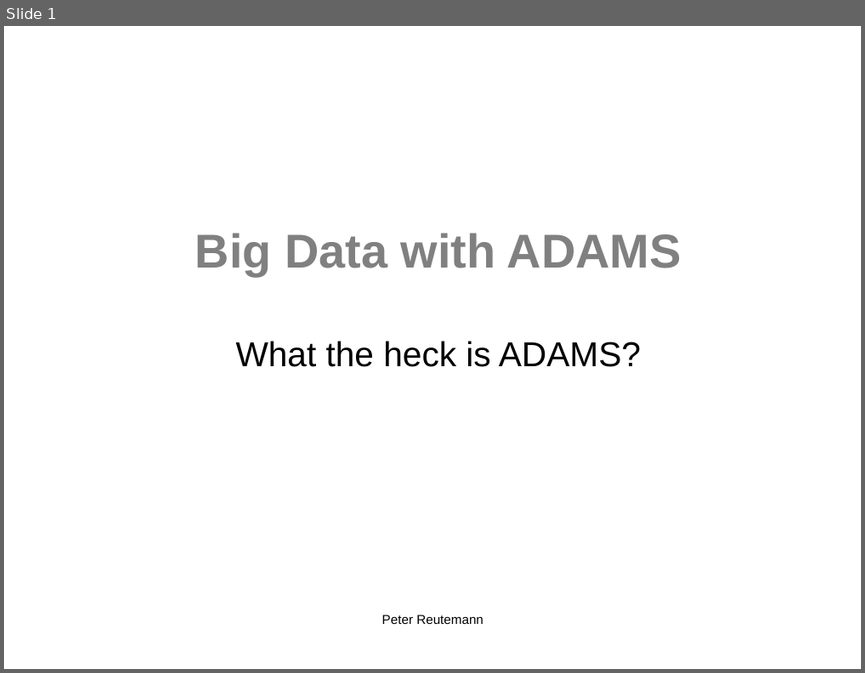
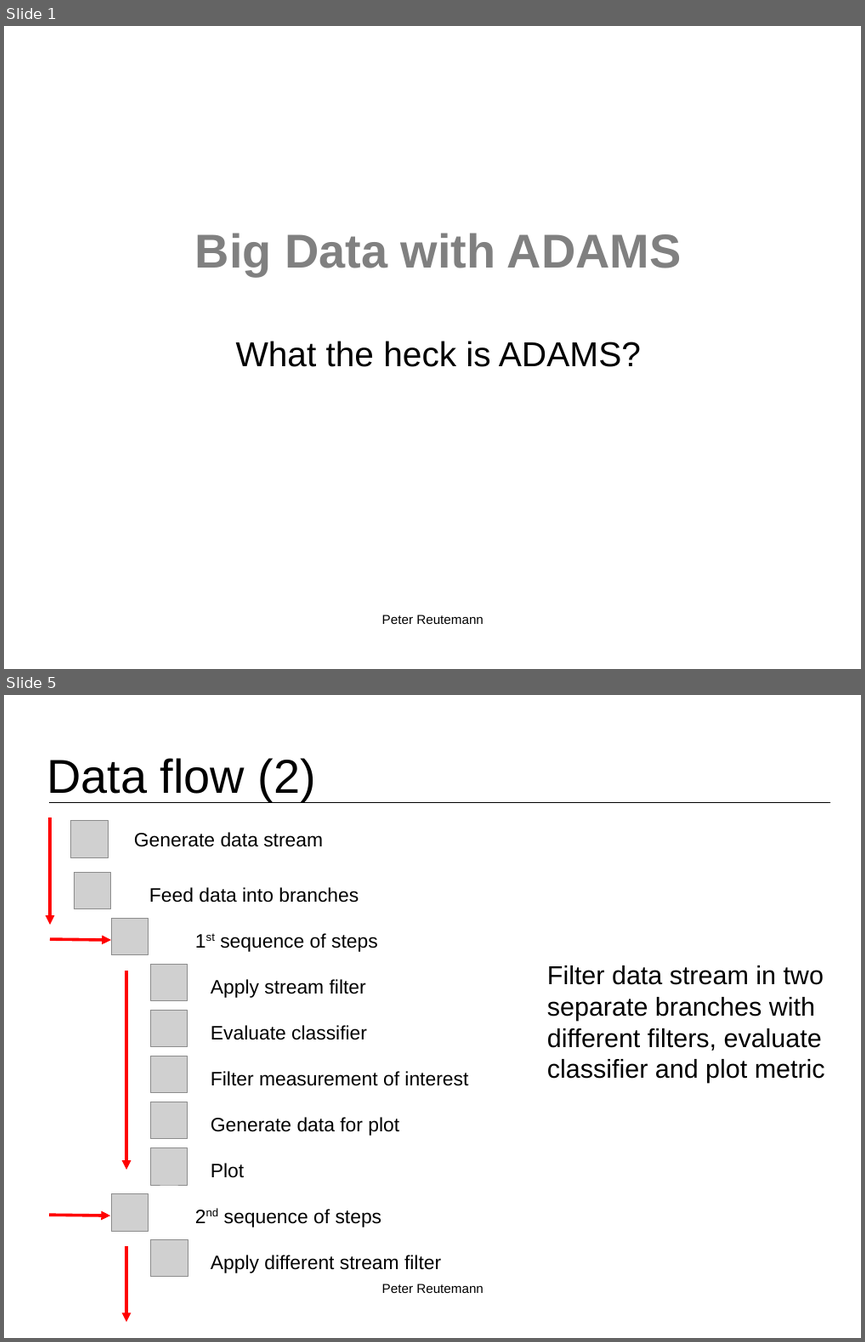
Before and after one commit to fracpete/bigmine-2015, a slide deck: talk/bigmine2015_reutemann.odp. Shown one above the other, each under a label of ours: slide 1 before the commit, slides 1 and 5 after it; the slides between them are not shown. The pictures are 865x673 and 865x1342 pixels, drawn with LibreOffice and Linux fonts; fonts in the diff are those of the drawing; grey boxes stand for pictures; background and template pictures are left out. Boxes give left, top, right and bottom in pixels: in the first picture for what was removed or moved away, otherwise in the second. Text is boxed around its words. In the diff, an @@ line names an element or a change of style, - is before the commit and + after.

```diff
--- a/talk/bigmine2015_reutemann.odp
+++ b/talk/bigmine2015_reutemann.odp
@@ slide 5 added at [4, 695, 861, 1338], background #FFFFFF @@
@@ title added at [46, 758, 316, 801], 44 pt, text #000000 @@
+Data flow (2)
@@ line added from (50, 802) to (830, 802), #000000 0 pt @@
@@ arrow added from (50, 817) to (50, 925), #FF0000 2.83 pt @@
@@ picture added at [71, 820, 109, 857] @@
@@ text added at [134, 832, 323, 847], 18 pt, text #000000 @@
+Generate data stream
@@ picture added at [74, 873, 111, 909] @@
@@ text added at [149, 887, 358, 902], 18 pt, text #000000 @@
+Feed data into branches
@@ picture added at [111, 919, 148, 955] @@
@@ arrow added from (50, 939) to (111, 940), #FF0000 2.83 pt @@
@@ text added at [220, 933, 378, 952], 18 pt, text #000000 @@
+1st sequence of steps
@@ arrow added from (126, 970) to (126, 1169), #FF0000 2.83 pt @@
@@ picture added at [151, 964, 188, 1001] @@
@@ text added at [547, 965, 825, 1083], 24 pt, text #000000 @@
+Filter data stream in two separate branches with different filters, evaluate classifier and plot metric
@@ text added at [211, 979, 366, 998], 18 pt, text #000000 @@
+Apply stream filter
@@ picture added at [151, 1009, 188, 1047] @@
@@ text added at [211, 1025, 367, 1040], 18 pt, text #000000 @@
+Evaluate classifier
@@ picture added at [151, 1055, 188, 1093] @@
@@ text added at [211, 1071, 468, 1086], 18 pt, text #000000 @@
+Filter measurement of interest
@@ picture added at [151, 1101, 188, 1139] @@
@@ text added at [211, 1117, 399, 1135], 18 pt, text #000000 @@
+Generate data for plot
@@ picture added at [151, 1147, 188, 1185] @@
@@ text added at [211, 1163, 244, 1178], 18 pt, text #000000 @@
+Plot
@@ picture added at [111, 1194, 148, 1231] @@
@@ arrow added from (49, 1214) to (110, 1215), #FF0000 2.83 pt @@
@@ text added at [224, 1208, 382, 1227], 18 pt, text #000000 @@
+2nd sequence of steps
@@ arrow added from (126, 1247) to (126, 1321), #FF0000 2.83 pt @@
@@ picture added at [151, 1239, 188, 1276] @@
@@ text added at [211, 1254, 441, 1273], 18 pt, text #000000 @@
+Apply different stream filter
@@ text added at [382, 1283, 483, 1293], 12 pt, text #000000 @@
+Peter Reutemann
```
Also in this commit, not shown: 5 other slides added, 1 slide removed, 22 other files.
